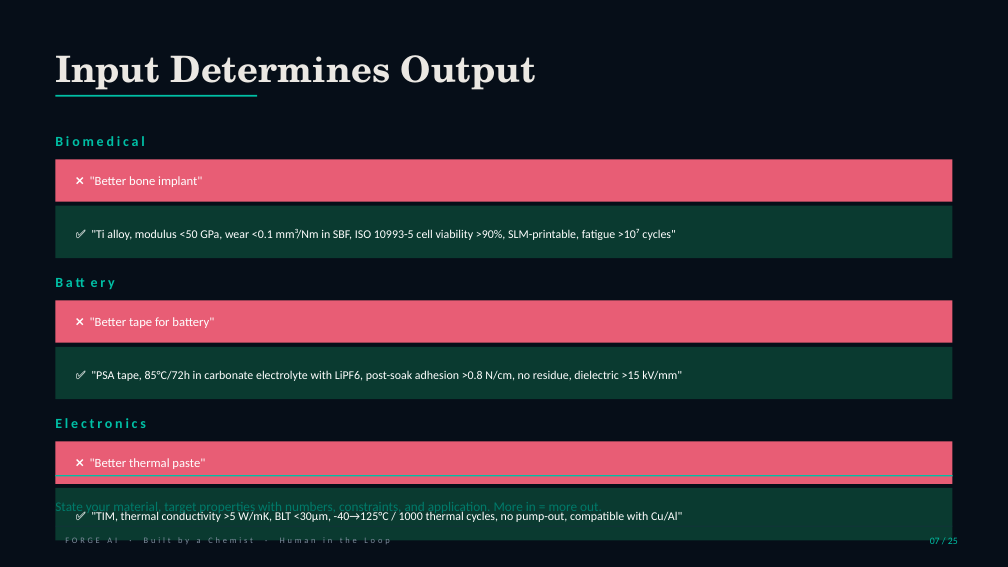
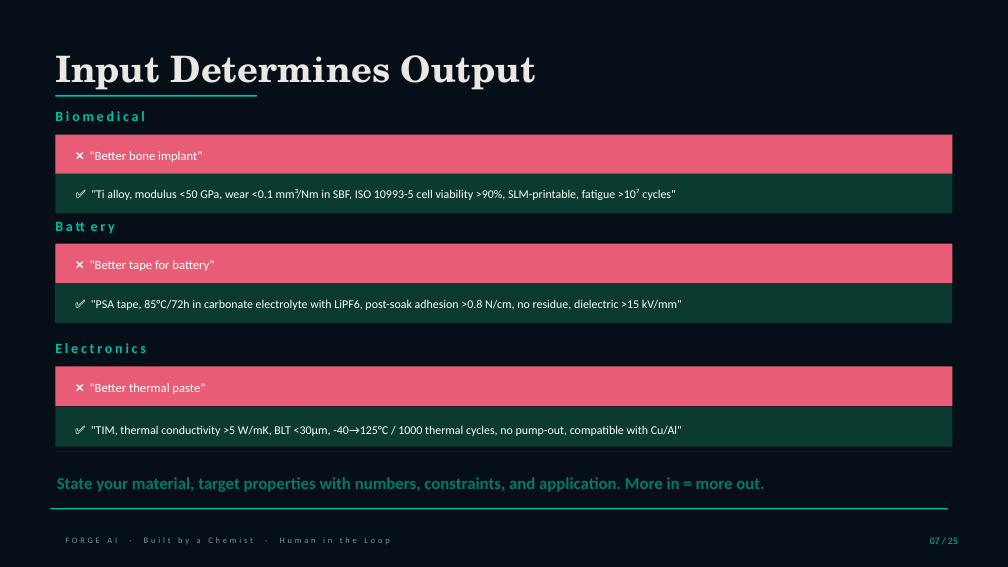
Before and after one commit to newbison/AI_CHEMIST, a slide deck: slide 7 of ppt/FORGE_AI_25_EN.pptx. Drawn at 1008x567 pixels with LibreOffice and Linux fonts; fonts in the diff are those of the drawing. Boxes give left, top, right and bottom in pixels: in the first picture for what was removed or moved away, otherwise in the second. Text is boxed around its words. In the diff, an @@ line names an element or a change of style, - is before the commit and + after.

```diff
--- a/ppt/FORGE_AI_25_EN.pptx
+++ b/ppt/FORGE_AI_25_EN.pptx
@@ rectangle: place and size @@
-rectangle at <box>55,159,953,202</box>
+rectangle at <box>55,134,953,173</box>
@@ 3 texts: place and size @@
-3 texts at <box>55,136,602,515</box>
+3 texts at <box>55,111,764,492</box>
@@ rectangle: place and size @@
-rectangle at <box>55,206,953,258</box>
+rectangle at <box>55,173,953,213</box>
@@ text "✅ "Ti alloy, modulus <50 ...": place and size @@
-text "✅ "Ti alloy, modulus <50 ..." at <box>91,229,675,240</box>
+text "✅ "Ti alloy, modulus <50 ..." at <box>91,189,675,200</box>
@@ text "Battery": place and size @@
-text "Battery" at <box>172,317,214,328</box>
+text "Battery" at <box>172,260,214,271</box>
@@ rectangle: place and size @@
-rectangle at <box>55,300,953,343</box>
+rectangle at <box>55,244,953,283</box>
@@ text "❌ "Better tape for battery"": place and size @@
-text "❌ "Better tape for battery"" at <box>90,317,170,328</box>
+text "❌ "Better tape for battery"" at <box>90,260,170,271</box>
@@ rectangle: place and size @@
-rectangle at <box>55,347,953,399</box>
+rectangle at <box>55,283,953,323</box>
@@ text "✅ "PSA tape, 85°C/72h in ...": place and size @@
-text "✅ "PSA tape, 85°C/72h in ..." at <box>91,370,682,381</box>
+text "✅ "PSA tape, 85°C/72h in ..." at <box>91,299,682,310</box>
@@ 2 texts, 1 line, 1 rectangle: place and size @@
-2 texts, 1 line, 1 rectangle at <box>55,418,953,526</box>
+2 texts, 1 line, 1 rectangle at <box>55,343,953,452</box>
@@ rectangle: place and size @@
-rectangle at <box>55,488,953,540</box>
+rectangle at <box>55,407,953,447</box>
@@ text "✅ "TIM, thermal conductivity >5 ...": place and size @@
-text "✅ "TIM, thermal conductivity >5 ..." at <box>91,510,682,522</box>
+text "✅ "TIM, thermal conductivity >5 ..." at <box>91,425,682,436</box>
@@ text "State your material, target properties ..." at <box>57,477,764,492</box>: size 9.5 to 12 pt, bold on @@
@@ line moved from (55, 476) - (953, 476) to (50, 509) - (948, 509) @@
```
Also in this commit, not shown: 8 other slides changed, 4 other files.
